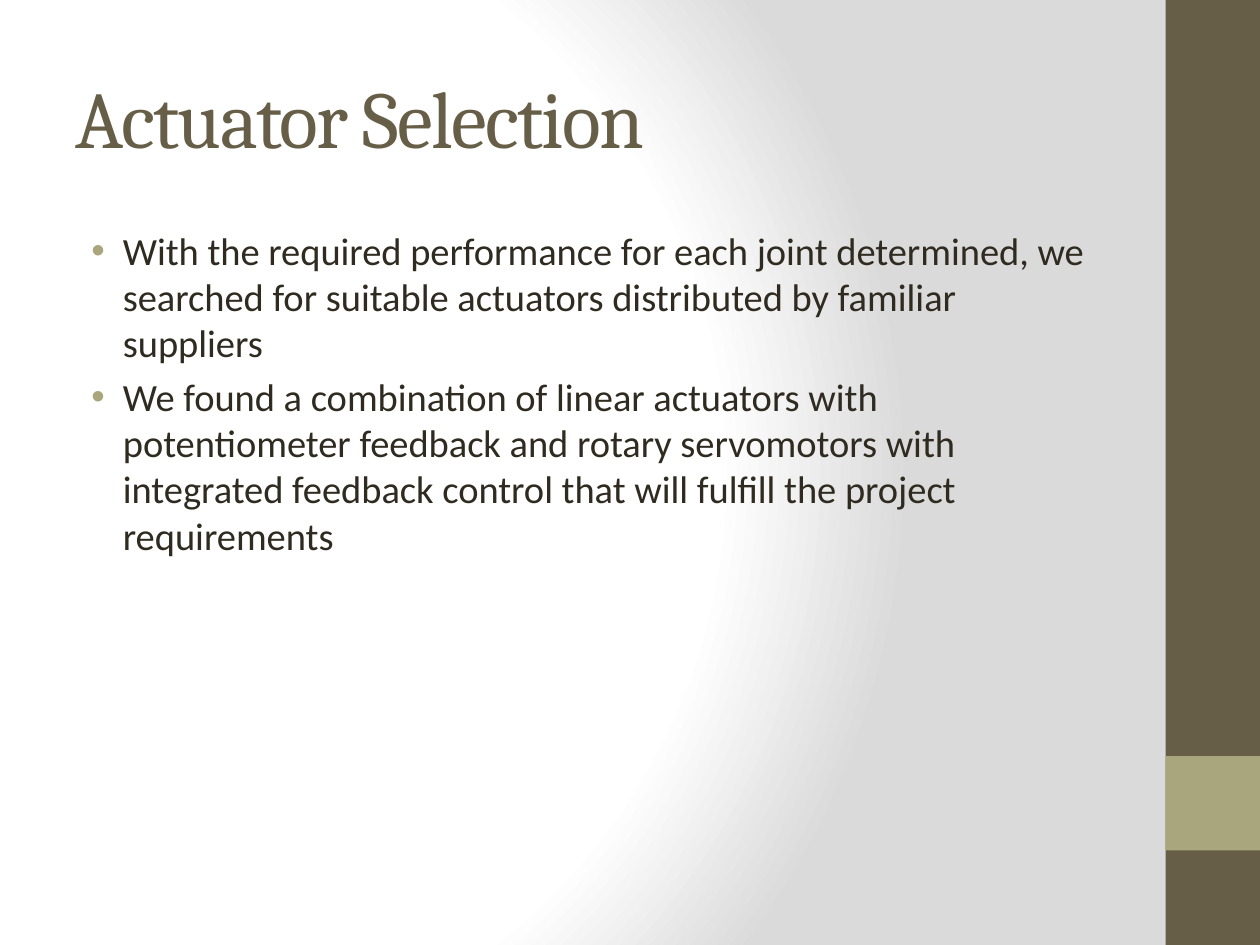
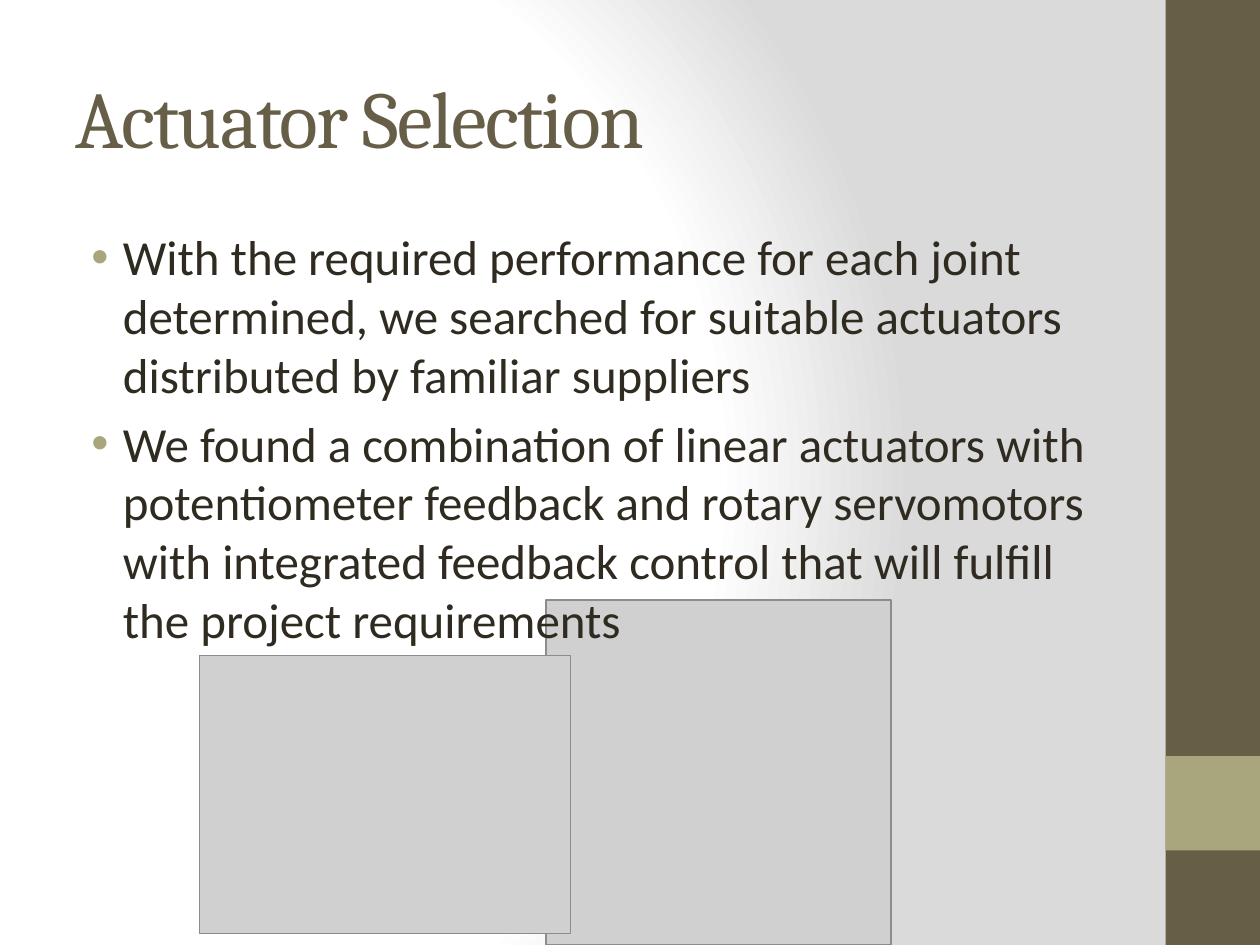
Before and after one commit to UCSBRoboticsClub/robotic-arm, a slide deck: slide 6 of UCSB Robotic Arm Project.pptx (slide 5 before the commit). Drawn at 1260x945 pixels with LibreOffice and Linux fonts; fonts in the diff are those of the drawing; grey boxes stand for pictures. Boxes give left, top, right and bottom in pixels: in the first picture for what was removed or moved away, otherwise in the second. Text is boxed around its words. In the diff, an @@ line names an element or a change of style, - is before the commit and + after.

```diff
--- a/UCSB Robotic Arm Project.pptx
+++ b/UCSB Robotic Arm Project.pptx
@@ text "With the required performance for ..." at (123,241,1084,650): size 22 to 28 pt; more space between paragraphs @@
@@ picture added at (546,600,891,945) @@
@@ picture added at (199,655,570,934) @@
```
Also in this commit, not shown: 8 other slides changed, 3 slides added, 6 other files.
